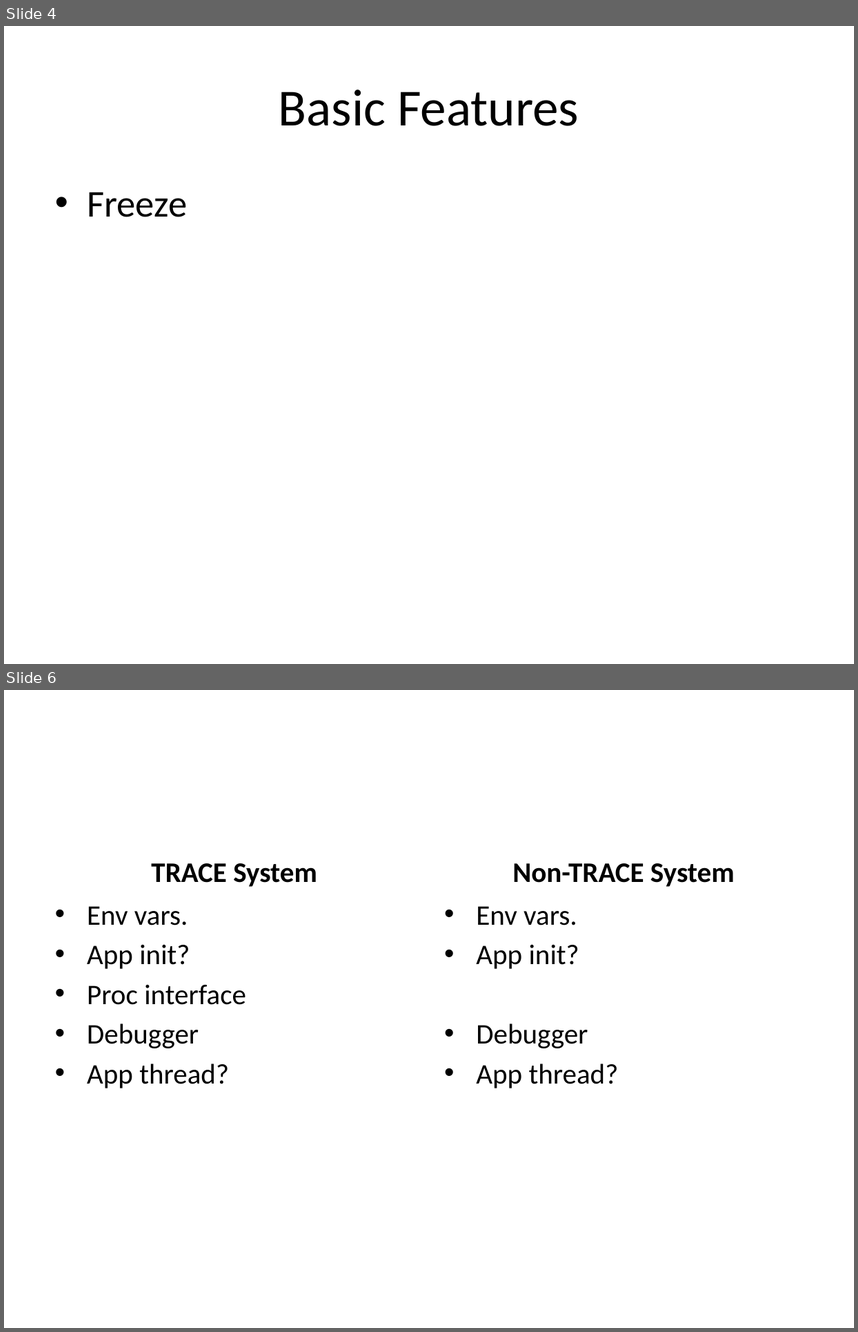
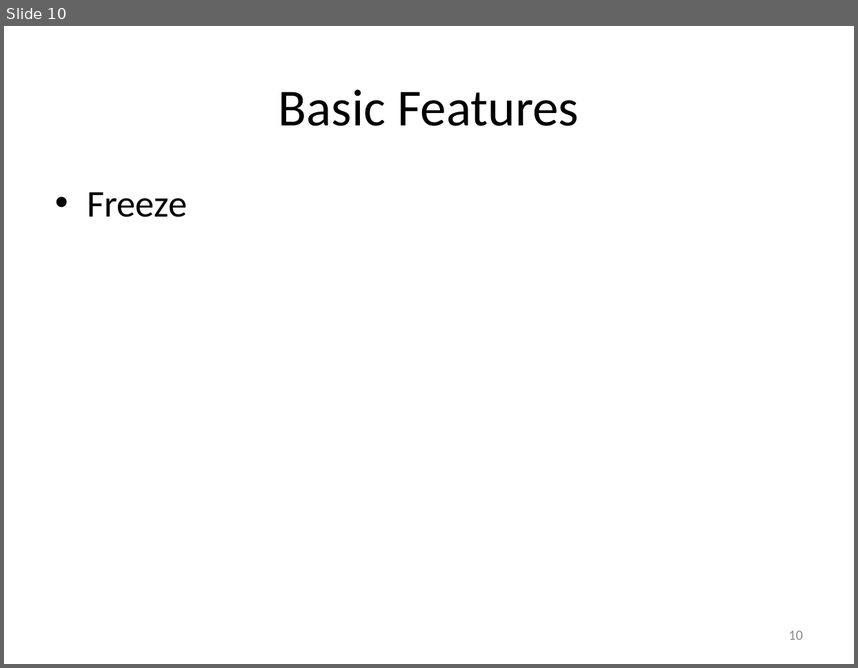
Before and after one commit to art-daq/trace, a slide deck: trace/doc/trace.pptx. Shown one above the other, each under a label of ours: slides 4 and 6 before the commit, slide 10 after it; the slides between them are not shown. The pictures are 858x1332 and 858x668 pixels, drawn with LibreOffice and Linux fonts; fonts in the diff are those of the drawing. Boxes give left, top, right and bottom in pixels: in the first picture for what was removed or moved away, otherwise in the second. Text is boxed around its words. In the diff, an @@ line names an element or a change of style, - is before the commit and + after.

```diff
--- a/trace/doc/trace.pptx
+++ b/trace/doc/trace.pptx
@@ slide 6 removed at (4, 690, 854, 1328), background #FFFFFF @@
@@ text removed at (151, 863, 317, 887) @@
-TRACE System
@@ text removed at (513, 863, 735, 887) @@
-Non-TRACE System
@@ text removed at (87, 906, 246, 1088) @@
-• Env vars.
-• App init?
-• Proc interface
-• Debugger
-• App thread?
@@ text removed at (476, 906, 619, 1088) @@
-• Env vars.
-• App init?
-• Debugger
-• App thread?
@@ what was slide 4 is now slide 10 @@
@@ slide 10 changed as well @@
@@ page number added at (789, 630, 803, 639), 12 pt, text #8C8C8C @@
+10
```
Also in this commit, not shown: 4 other slides changed, 7 slides added, 1 other slide removed, 2 other files.
